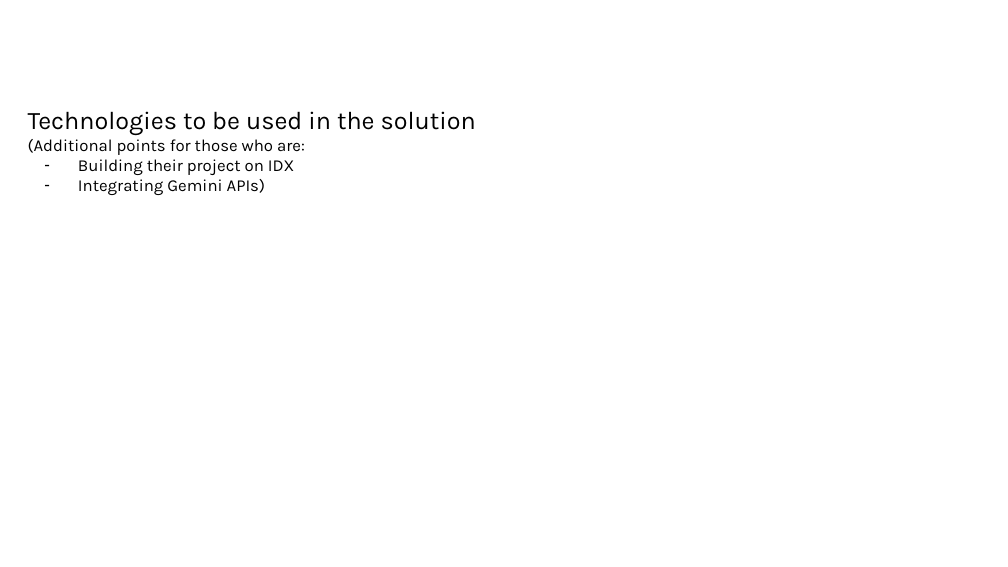
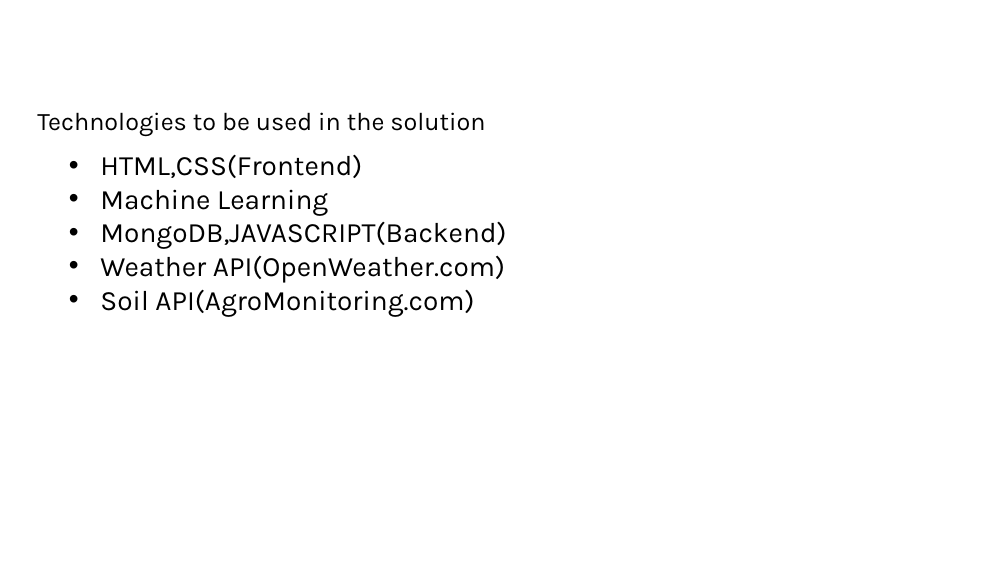
Before and after one commit to SaikatDash/Empowering-Small-and-Marginal-Farmers-with-AI-Driven-Agricultural-Solutions, a slide deck: slide 8 of Solution Challenge _ Project Submission.pptx (slide 9 before the commit). Drawn at 1008x567 pixels with LibreOffice and Linux fonts; fonts in the diff are those of the drawing; background and template pictures are left out. Boxes give left, top, right and bottom in pixels: in the first picture for what was removed or moved away, otherwise in the second. Text is boxed around its words. In the diff, an @@ line names an element or a change of style, - is before the commit and + after.

```diff
--- a/Solution Challenge _ Project Submission.pptx
+++ b/Solution Challenge _ Project Submission.pptx
@@ text "Technologies to be used in ..." moved from (x1=28, y1=111, x2=476, y2=195) to (x1=37, y1=112, x2=485, y2=137) @@
@@ text at (x1=28, y1=139, x2=305, y2=195): paragraphs removed @@
-(Additional points for those who are:
-– Building their project on IDX
-– Integrating Gemini APIs)
@@ text added at (x1=100, y1=154, x2=506, y2=317), 20 pt, text #000000 @@
+• HTML,CSS(Frontend)
+• Machine Learning
+• MongoDB,JAVASCRIPT(Backend)
+• Weather API(OpenWeather.com)
+• Soil API(AgroMonitoring.com)
```
Also in this commit, not shown: 7 other slides changed, 3 slides removed, 18 other files.
